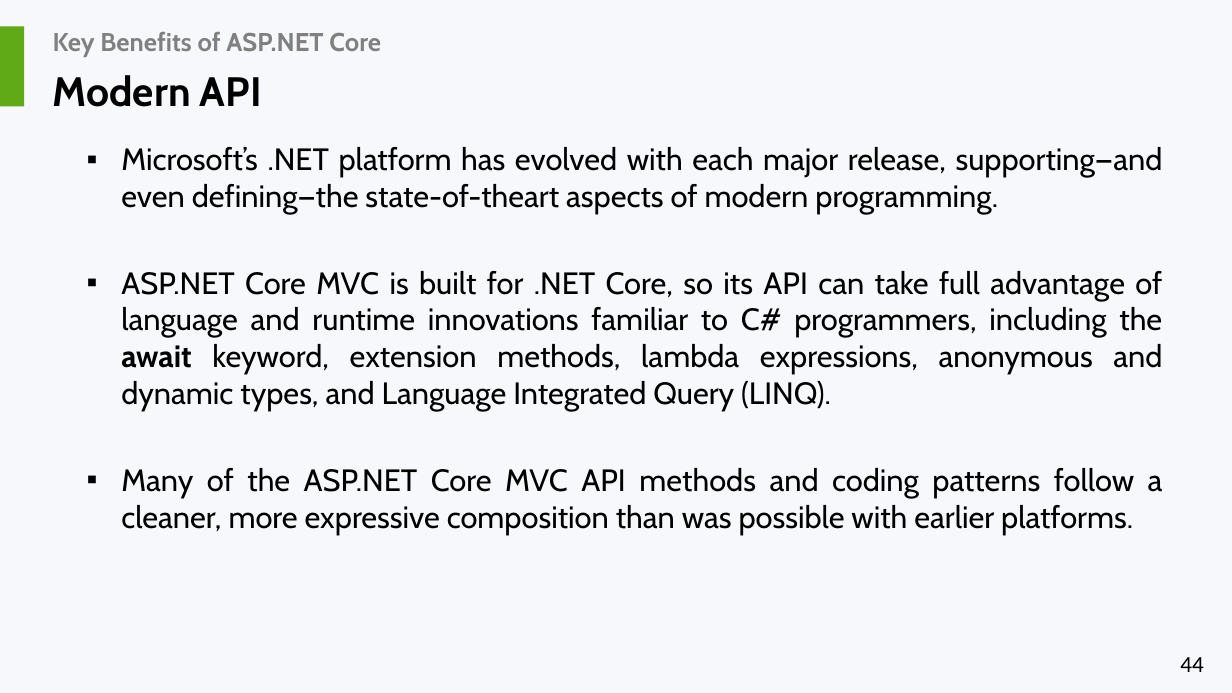
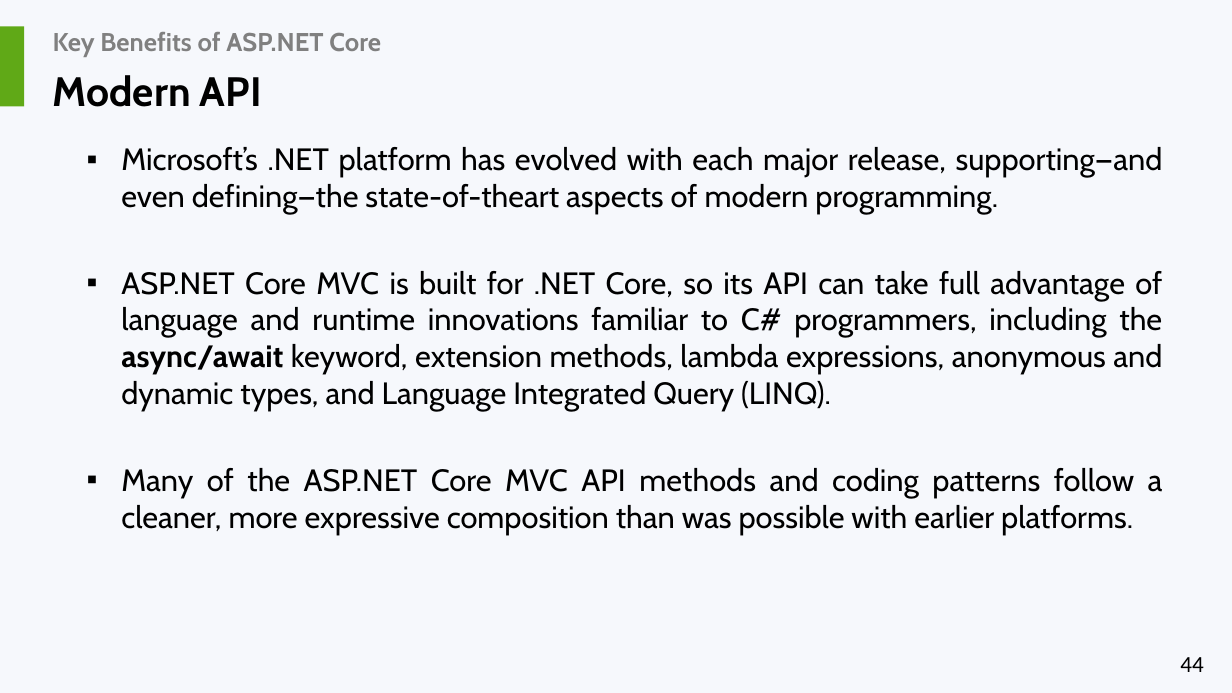
Before and after one commit to liviucotfas/ase-web-and-cloud-applications-security, a slide deck: slide 44 of Presentation ASPNET MVC Core - Part I.pptx. Drawn at 1232x693 pixels with LibreOffice and Linux fonts; fonts in the diff are those of the drawing. Boxes give left, top, right and bottom in pixels: in the first picture for what was removed or moved away, otherwise in the second. Text is boxed around its words. In the diff, an @@ line names an element or a change of style, - is before the commit and + after.

```diff
--- a/Presentation ASPNET MVC Core - Part I.pptx
+++ b/Presentation ASPNET MVC Core - Part I.pptx
@@ text at (121, 271, 1162, 411): text changed @@
-▪ ASP.NET Core MVC is built for .NET Core, so its API can take full advantage of language and runtime innovations familiar to C# programmers, including the await keyword, extension methods, lambda expressions, anonymous and dynamic types, and Language Integrated Query (LINQ).
+▪ ASP.NET Core MVC is built for .NET Core, so its API can take full advantage of language and runtime innovations familiar to C# programmers, including the async/await keyword, extension methods, lambda expressions, anonymous and dynamic types, and Language Integrated Query (LINQ).
```
Also in this commit, not shown: 7 other slides changed.
